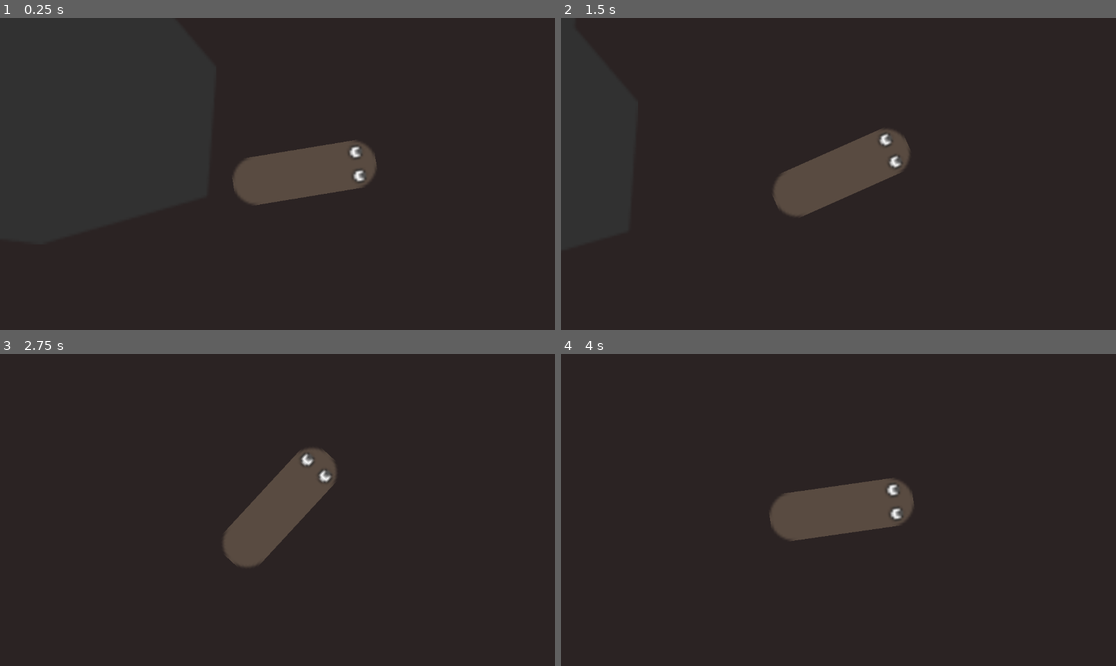
Above: before the commit, frames 1-4 (two rows, left to right).
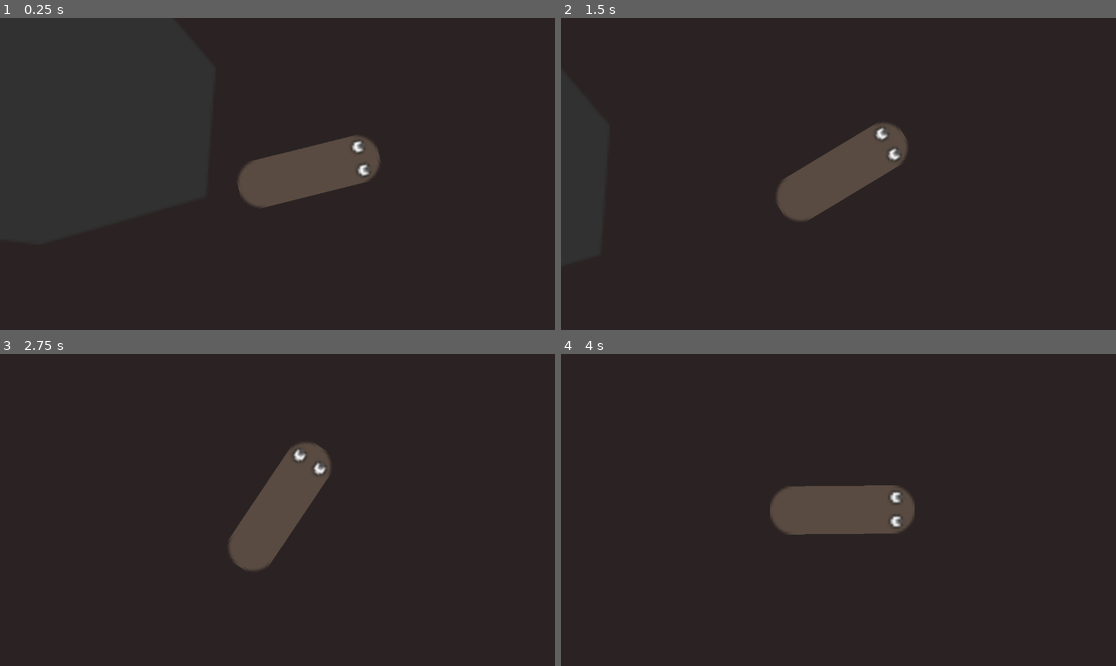
Above: after the commit, the same moments.

Repository: squirrelsoftcompany/LD56
Game: Godot game, scene res://Scenes/Main.tscn
The game is run twice, just before and just after one commit, with the same random seed, the same clock (stepped at 60 frames per second) and the same inputs.
Inputs (mouse positions are in pixels of both pictures, inside the frame that each line leads up to):
- Up to frame 1 (0.25 s): no input
- Up to frame 2 (1.5 s): tap Enter (ui_accept) at 0.5, 0.77 s; move the mouse to (960, 158) at 0.52 s; hold D 0.53-1.28 s; hold F 0.53-1.28 s; click (960, 158) at 0.67 s; move the mouse to (727, 189) at 1.27 s; hold S from 1.28 s (still down); tap Space at 1.35 s
- Up to frame 3 (2.75 s): tap Enter (ui_accept) at 1.52 s; move the mouse to (333, 441) at 2.02 s; release S at 2.03 s; hold D from 2.03 s (still down); hold F from 2.03 s (still down)
- Up to frame 4 (4 s): move the mouse to (810, 572) at 2.77 s; release D at 2.78 s; release F at 2.78 s; hold W 2.78-3.53 s; tap Space at 2.85 s; click (810, 572) at 2.92 s; tap Enter (ui_accept) at 3.02, 3.77 s; move the mouse to (1005, 556) at 3.52 s; hold A from 3.53 s (still down); hold F from 3.53 s (still down)

The runs differ from the first frame. In frame 1, 0.7% of the frame differs, in the area x 41-69%, y 37-61%; in frame 2, 0.8%; in frame 3, 1.0%, in the area x 40-61%, y 28-70%; in frame 4, 0.9%.

Commit message:
update scene

Diff:
--- a/Scenes/Main.tscn
+++ b/Scenes/Main.tscn
@@ -121,6 +121,8 @@
 position = Vector2(-235, 338)
 floor_constant_speed = true
 script = ExtResource("8_1uaqr")
+max_rotation_speed_in_degrees = 60
+max_forward_speed = 50
 
 [node name="CollisionShape2D" type="CollisionShape2D" parent="WormHead"]
 rotation = 1.5708
@@ -131,11 +133,9 @@
 texture = ExtResource("8_a8gyp")
 
 [node name="Camera2D" type="Camera2D" parent="."]
-physics_interpolation_mode = 2
+physics_interpolation_mode = 1
 position = Vector2(-235, 338)
 zoom = Vector2(5, 5)
-limit_top = -900
-limit_bottom = 800
 
 [node name="PhantomCameraHost" type="Node" parent="Camera2D"]
 script = ExtResource("9_uljwb")
